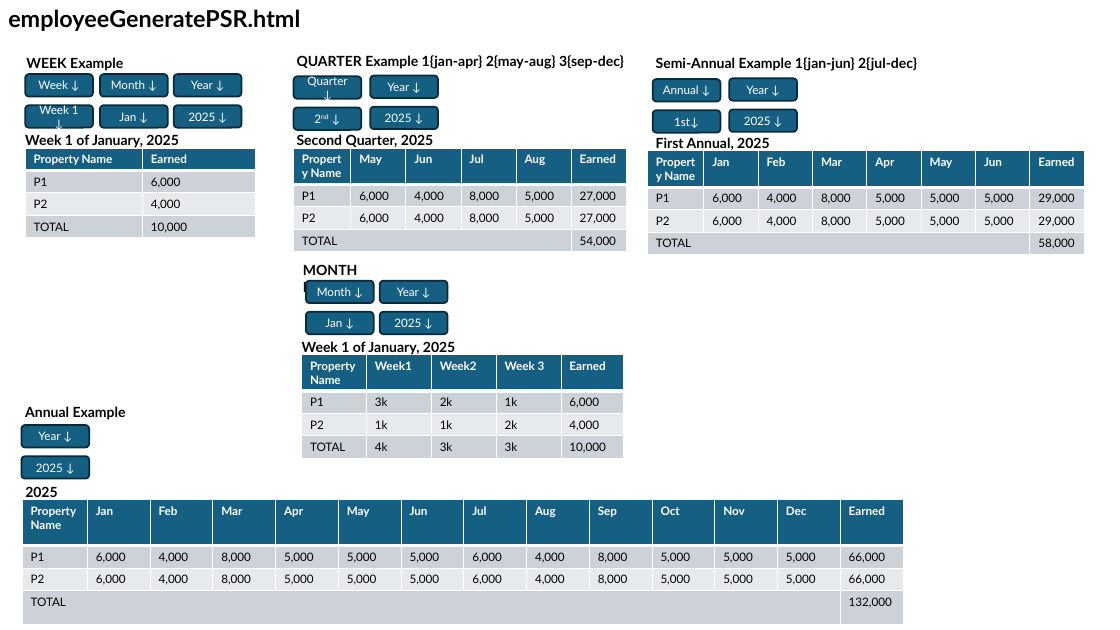
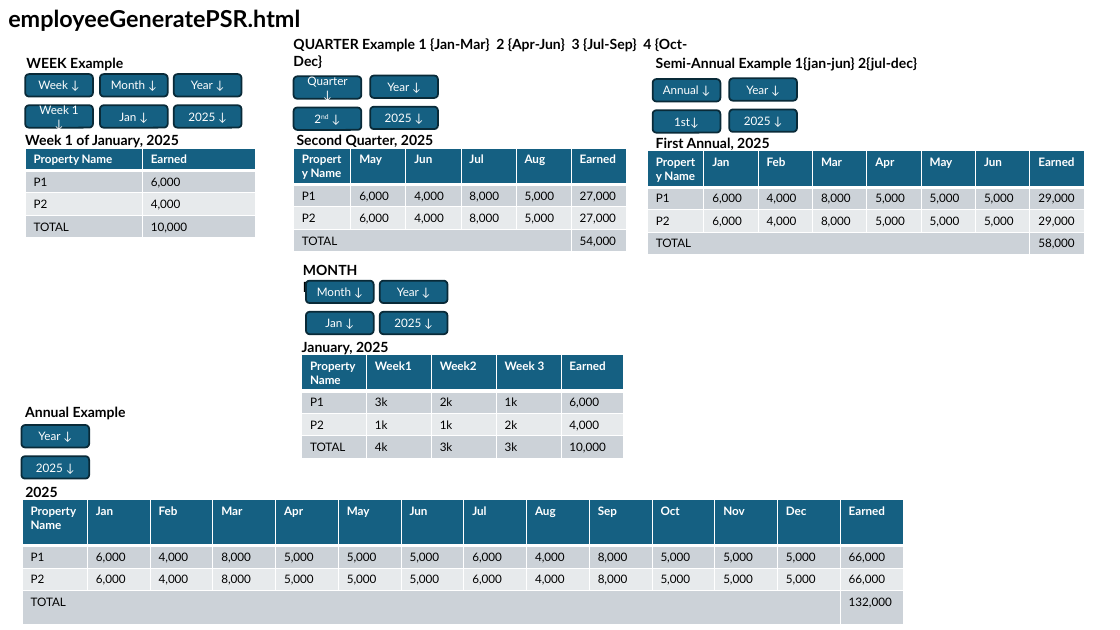
Before and after one commit to Booking-Resevation-Betcha-Homie-House/CAPSTONE-Development-Road-Map, a slide deck: slide 43 of betchaBooking-USECASE.pptx. Drawn at 1120x630 pixels with LibreOffice and Linux fonts; fonts in the diff are those of the drawing. Boxes give left, top, right and bottom in pixels: in the first picture for what was removed or moved away, otherwise in the second. Text is boxed around its words. In the diff, an @@ line names an element or a change of style, - is before the commit and + after.

Commit message:
june 28

```diff
--- a/betchaBooking-USECASE.pptx
+++ b/betchaBooking-USECASE.pptx
@@ text at [293, 38, 687, 68]: text changed @@
-QUARTER Example 1{jan-apr} 2{may-aug} 3{sep-dec}
+QUARTER Example 1 {Jan-Mar} 2 {Apr-Jun} 3 {Jul-Sep} 4 {Oct-Dec}
@@ text at [302, 342, 388, 356]: text changed @@
-Week 1 of January, 2025
+January, 2025
```
